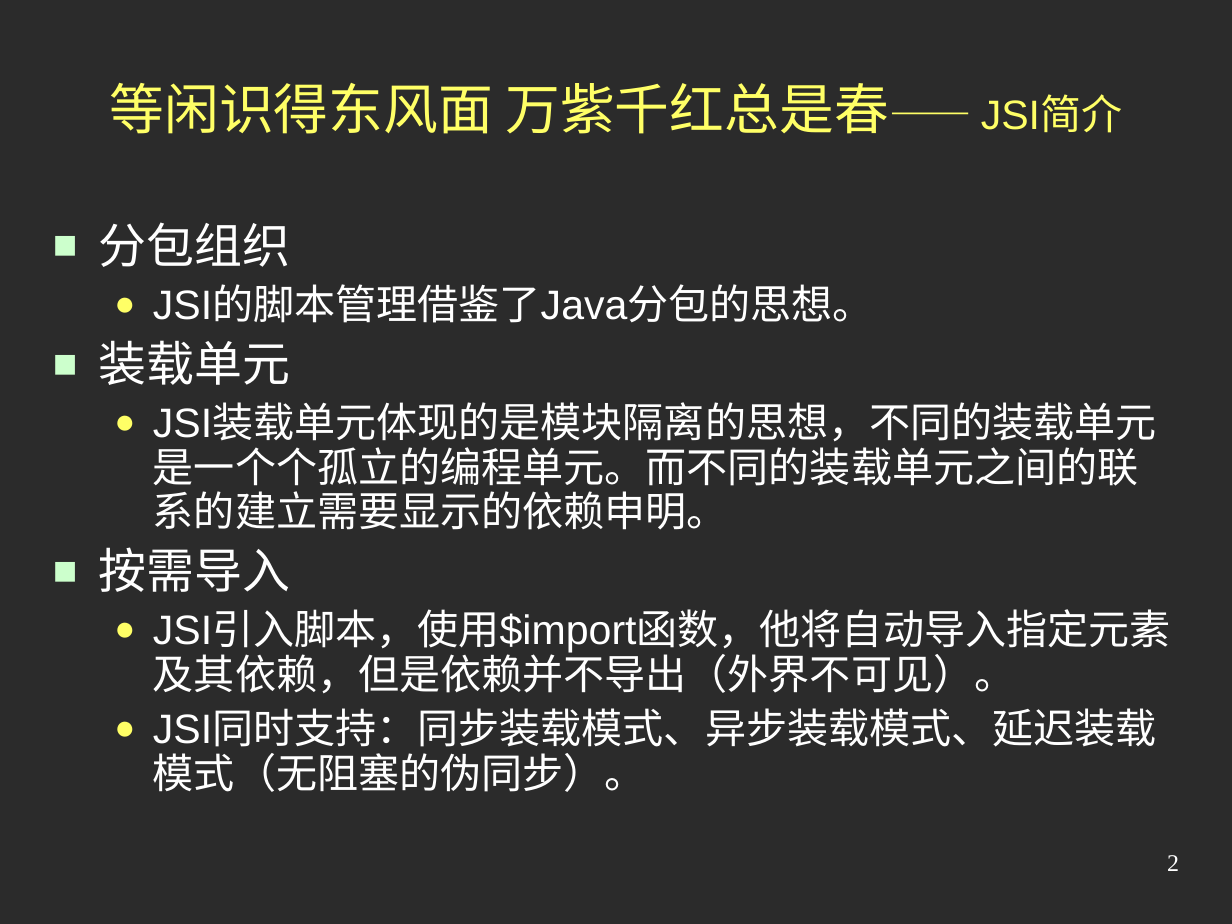
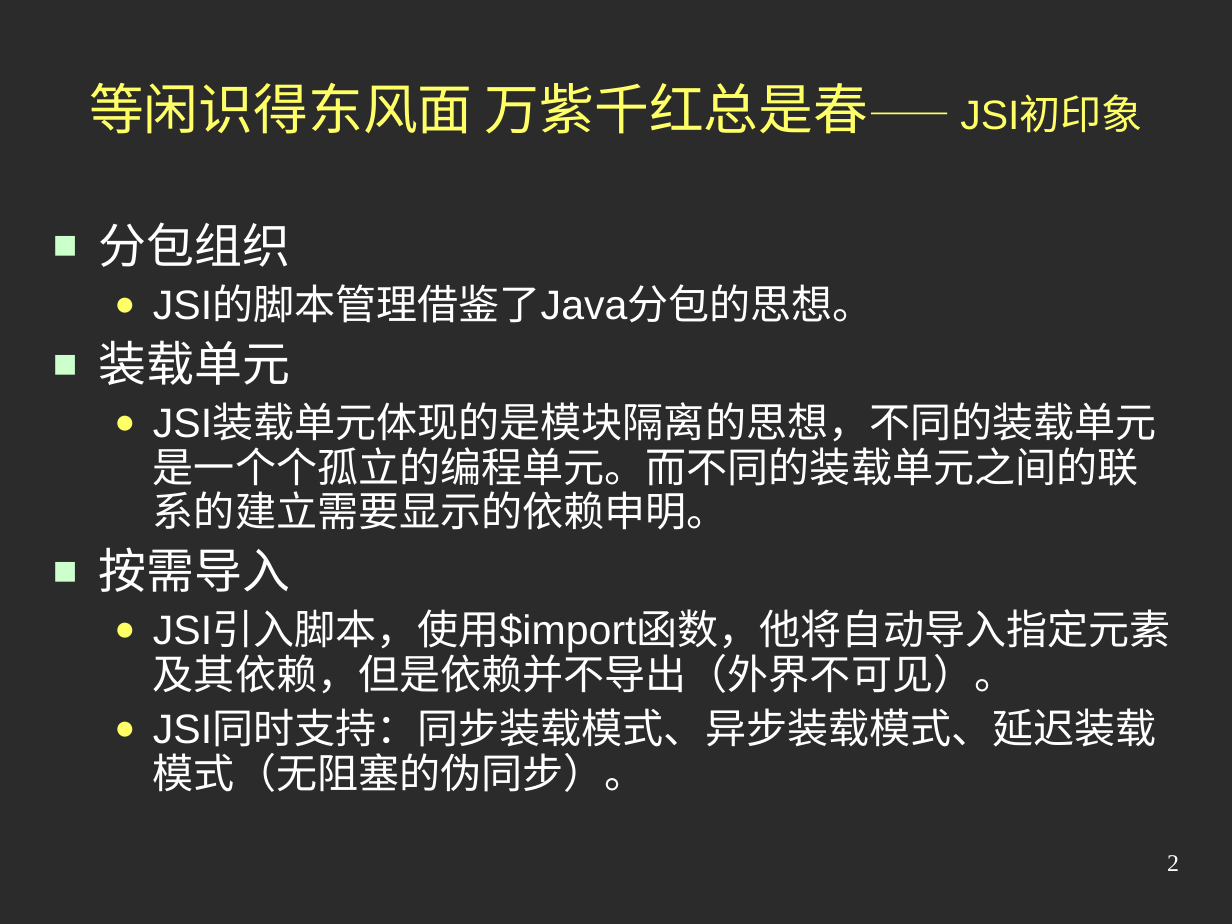
Before and after one commit to austgl/jsi, a slide deck: slide 2 of JSI2/web/doc/Preview2.ppt. Drawn at 1232x924 pixels with LibreOffice and Linux fonts; fonts in the diff are those of the drawing; background and template pictures are left out; a plain dark background stands for a picture behind light text. Boxes give left, top, right and bottom in pixels: in the first picture for what was removed or moved away, otherwise in the second. Text is boxed around its words. In the diff, an @@ line names an element or a change of style, - is before the commit and + after.

```diff
--- a/JSI2/web/doc/Preview2.ppt
+++ b/JSI2/web/doc/Preview2.ppt
@@ title at (89,83,1143,134): text changed @@
-等闲识得东风面 万紫千红总是春—— JSI简介
+等闲识得东风面 万紫千红总是春—— JSI初印象
```
Also in this commit, not shown: 2 other slides changed, 1 other file.
